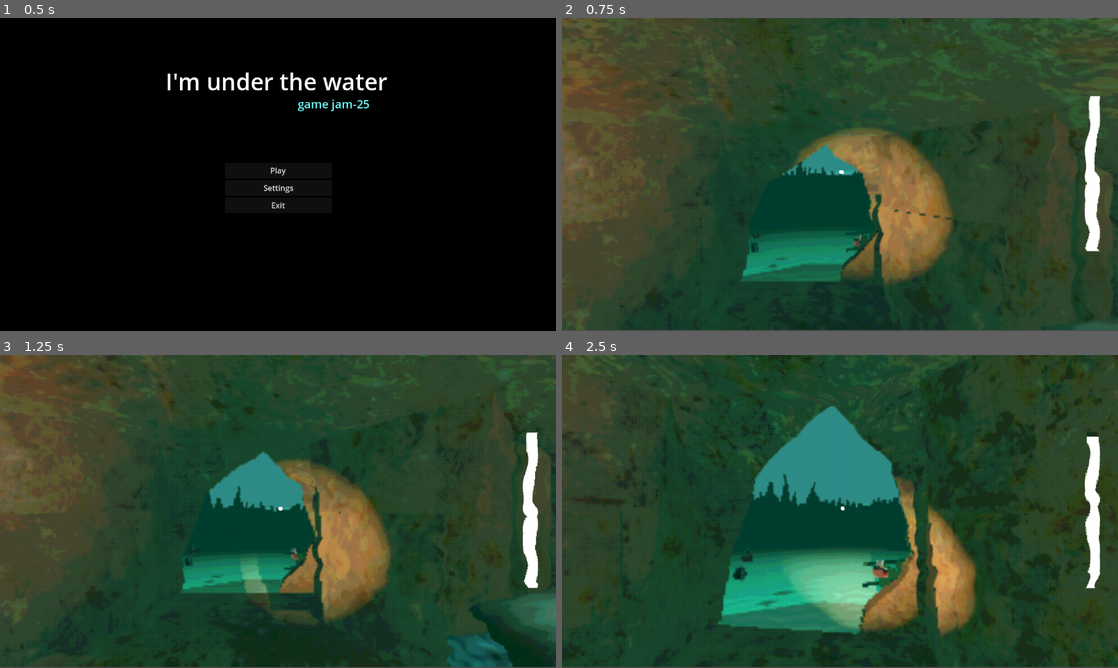
Above: before the commit, frames 1-4 (two rows, left to right).
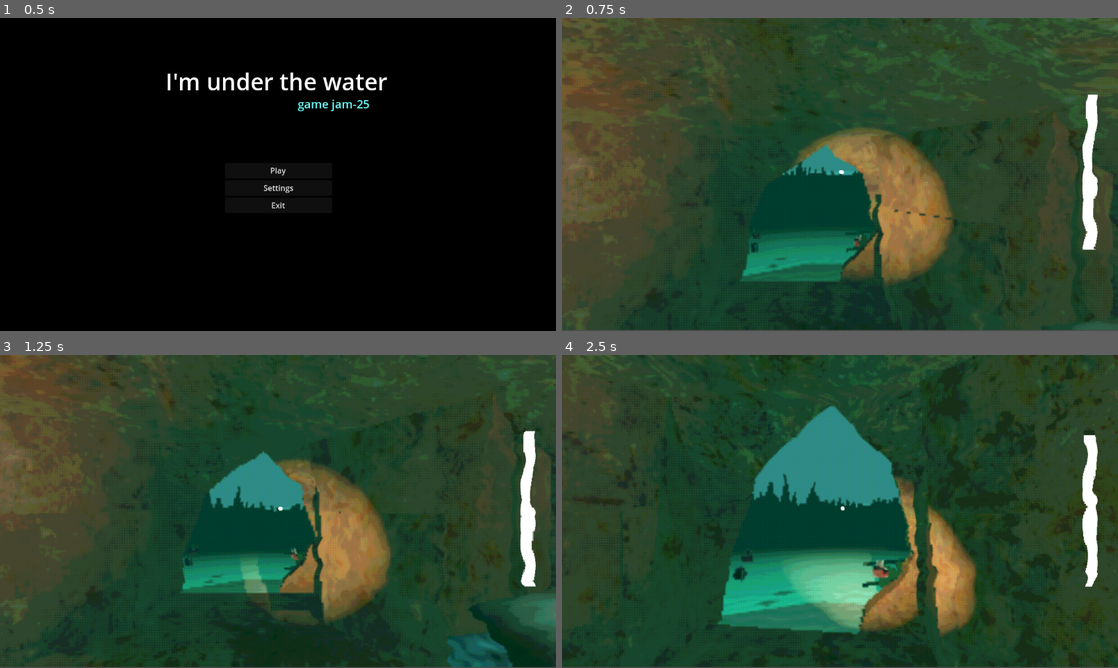
Above: after the commit, the same moments.

Repository: useronym/BubbleGameJam
Game: Godot game, scene res://scenes/mainMenu.tscn
The game is run twice, just before and just after one commit, with the same random seed, the same clock (stepped at 60 frames per second) and the same inputs.
Inputs (mouse positions are in pixels of both pictures, inside the frame that each line leads up to):
- Up to frame 1 (0.5 s): no input
- Up to frame 2 (0.75 s): click "Play" at 0.5 s
- Up to frame 3 (1.25 s): no input
- Up to frame 4 (2.5 s): tap Enter at 1.25 s; move the mouse to (867, 511) at 1.27 s; hold W (up) from 1.28 s (still down); tap E (interact) at 1.35, 2.1 s; move the mouse to (812, 511) at 2.02 s

Frame 1 is identical in both runs. In frame 2, 0.6% of the frame differs, in the area x 93-97%, y 24-75%; in frame 3, 0.7%; in frame 4, 0.7%, in the area x 93-97%, y 25-75%.

Commit message:
viewport scaling WIP

Diff:
--- /dev/null
+++ b/resize_viewport.gd
@@ -0,0 +1,15 @@
+extends SubViewportContainer
+
+@onready var subviewport = $SubViewport
+
+# Called when the node enters the scene tree for the first time.
+func _ready() -> void:
+	get_tree().get_root().size_changed.connect(_on_resized)
+
+# Called every frame. 'delta' is the elapsed time since the previous frame.
+func _process(delta: float) -> void:
+	pass
+
+
+func _on_resized() -> void:
+	size = get_viewport().size
--- a/scenes/PlayerGUI.tscn
+++ b/scenes/PlayerGUI.tscn
@@ -121,10 +121,17 @@
 text = "hi"
 
 [node name="AirProgressBar" type="ProgressBar" parent="."]
-offset_left = 1089.0
-offset_top = 165.0
-offset_right = 1109.0
-offset_bottom = 487.0
+anchors_preset = 6
+anchor_left = 1.0
+anchor_top = 0.5
+anchor_right = 1.0
+anchor_bottom = 0.5
+offset_left = -68.0
+offset_top = -161.0
+offset_right = -48.0
+offset_bottom = 161.0
+grow_horizontal = 0
+grow_vertical = 2
 theme_override_styles/background = SubResource("StyleBoxFlat_wga81")
 theme_override_styles/fill = SubResource("StyleBoxFlat_jwt2n")
 step = 1.0
